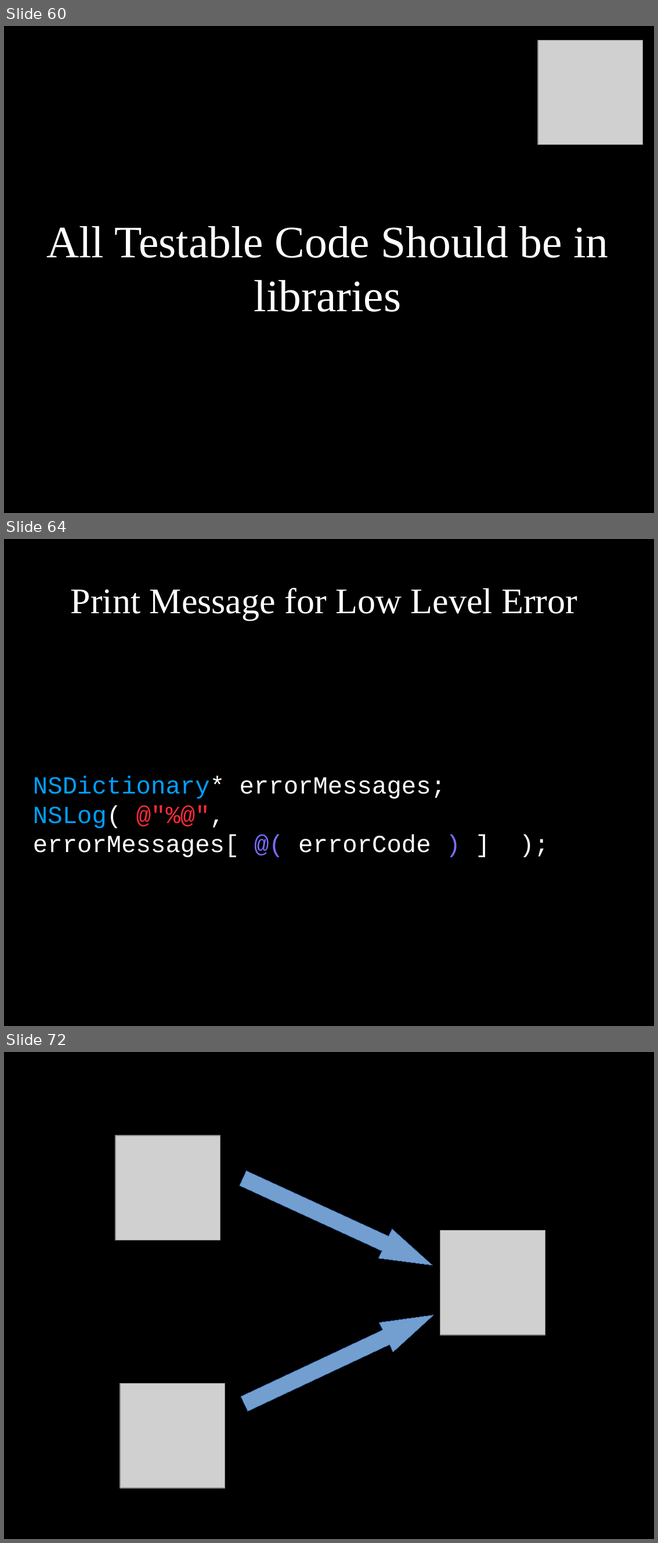
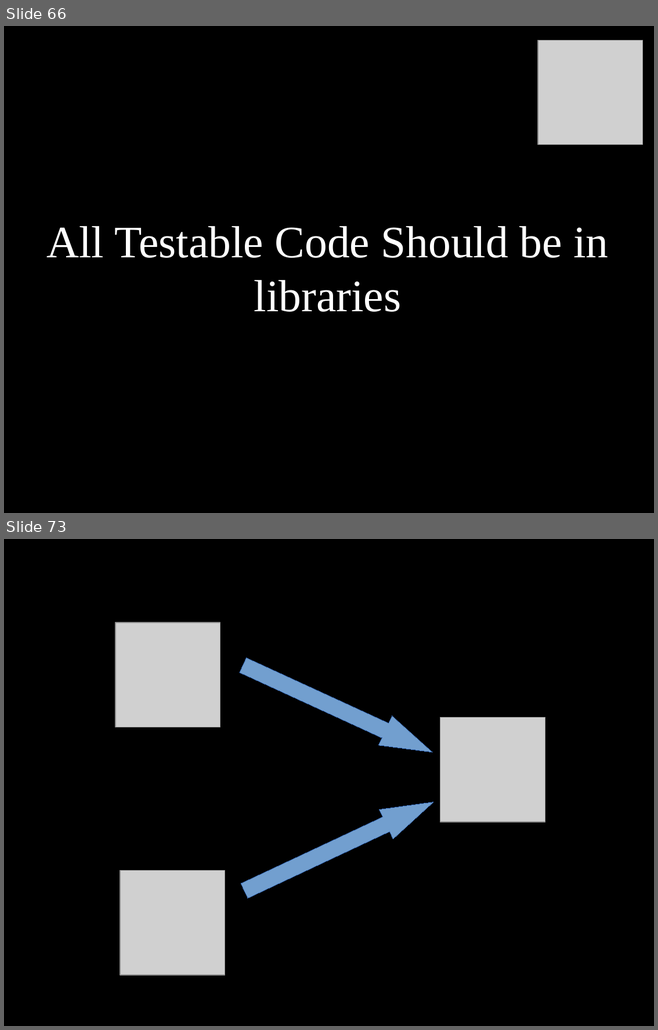
Before and after one commit to dodikk/StaticLib-Slides, a slide deck: Libraries-GoingNative.odp. Shown one above the other, each under a label of ours: slides 60, 64 and 72 before the commit, slides 66 and 73 after it; the slides between them are not shown. The pictures are 658x1543 and 658x1030 pixels, drawn with LibreOffice and Linux fonts; fonts in the diff are those of the drawing; grey boxes stand for pictures. Boxes give left, top, right and bottom in pixels: in the first picture for what was removed or moved away, otherwise in the second. Text is boxed around its words. In the diff, an @@ line names an element or a change of style, - is before the commit and + after.

```diff
--- a/Libraries-GoingNative.odp
+++ b/Libraries-GoingNative.odp
@@ slide 64 removed at [4, 539, 654, 1026], background #000000 @@
@@ title removed at [71, 588, 577, 620] @@
-Print Message for Low Level Error
@@ text removed at [33, 776, 445, 857] @@
-NSDictionary* errorMessages;
-NSLog( @"%@", errorMessages[ @( errorCode ) ] );
@@ what was slide 60 is now slide 66 @@
@@ what was slide 72 is now slide 73 @@
```
Also in this commit, not shown: 3 slides changed, 11 slides added, 9 other slides removed, 1 other file.
